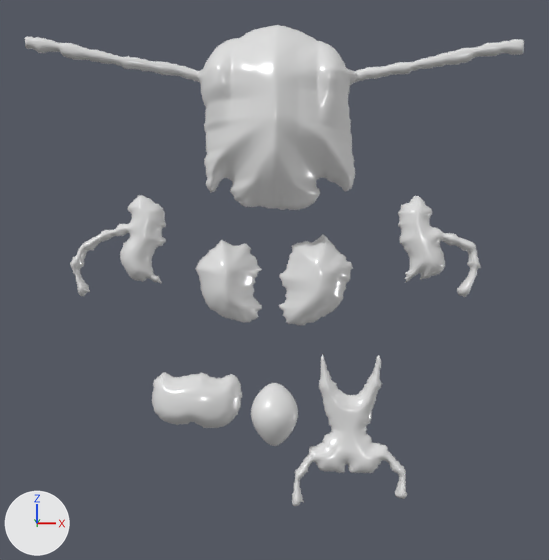
One commit to the Blender file grasshopper_mouthparts/grasshopper_mouthparts.blend: the scene before it, then after it.
The view is the same before and after, from a camera (50 mm lens) standing at (0.0, -10.62, 0.07) and looking at (-0.01, 0.09, -0.06). The axes (+X, +Y, +Z) are drawn at lower left. The lights are the same throughout. The first picture is the older version. Both versions are drawn at frame 100 of the action 'LabiumAction'; the numbers are the values there.

Script lines for the objects in view, before the commit:
```python
ob_head_capsule = bpy.data.objects.new('Head_Capsule', me_head_capsule)
ob_head_capsule.location = (0.0, 0.0, 2.12)
ob_hypopharynx = bpy.data.objects.new('Hypopharynx', me_sphere)
ob_hypopharynx.location = (-0.01, 0.0, -1.93)
ob_labium = bpy.data.objects.new('Labium', me_labium)
ob_labium.location = (1.03, 0.0, -2.16)
ob_labrum = bpy.data.objects.new('Labrum', me_labrum)
ob_labrum.location = (-1.08, 0.0, -1.72)
ob_mandible_l = bpy.data.objects.new('Mandible_L', me_mandible_l)
ob_mandible_l.location = (0.56, 0.0, -0.06)
ob_mandible_r = bpy.data.objects.new('Mandible_R', me_mandible_r)
ob_mandible_r.location = (-0.65, 0.0, -0.07)
ob_maxilla_l = bpy.data.objects.new('Maxilla_L', me_maxilla_l)
ob_maxilla_l.location = (2.29, 0.0, 0.4)
ob_maxilla_r = bpy.data.objects.new('Maxilla_R', me_maxilla_r)
ob_maxilla_r.location = (-2.19, 0.0, 0.41)
```
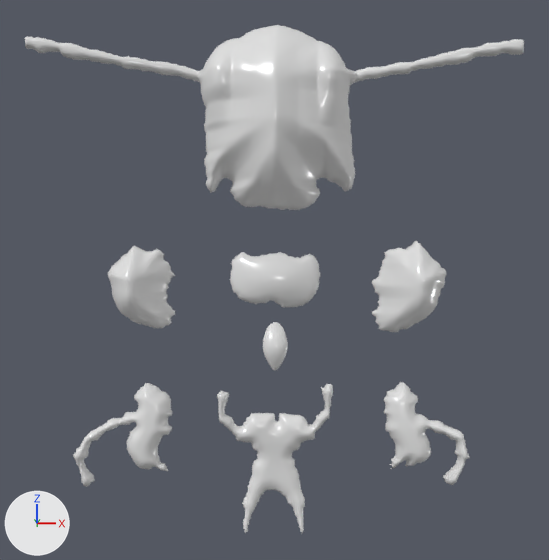
Boxes [x1, y1, x2, y2] around the edits, measured in the pictures (549 x 560 px):
'Labium', moved, turned
    before: [292, 354, 407, 506]
    after: [217, 384, 333, 533]
'Mandible_L', moved
    before: [279, 234, 353, 325]
    after: [372, 241, 447, 332]
'Labrum', moved
    before: [151, 372, 242, 428]
    after: [229, 252, 320, 307]
'Mandible_R', moved
    before: [195, 240, 262, 322]
    after: [108, 246, 175, 328]
'Maxilla_R', moved
    before: [70, 195, 166, 296]
    after: [73, 383, 172, 487]
'Maxilla_L', moved
    before: [398, 196, 481, 297]
    after: [384, 382, 470, 485]
'Hypopharynx', reshaped, moved (46% narrower, 22% shorter)
    before: [251, 383, 298, 446]
    after: [263, 322, 288, 371]

The change, as a list of edits to the scene's bpy script:
```text
Change me_sphere:
    used by ob_hypopharynx; location = (-0.01, 0.0, -1.93)
    remove me_sphere.from_pydata(...)  # 534 vertices, 560 faces; spans x -0.327..0.327, y -0.365..0.246, z -0.44..0.44
    add me_sphere.from_pydata(...)  # 534 vertices, 560 faces; spans x -0.174..0.174, y -0.19..0.05, z -0.34..0.34
    me_sphere part 1: 534 vertices removed from x -0.327..0.327, y -0.365..0.246, z -0.44..0.44; 534 vertices added at x -0.174..0.174, y -0.19..0.05, z -0.34..0.34
Change ob_labium:
    ob_labium.location: (1.03, 0.0, -2.16) -> (0.0, 0.0, -2.55)
    ob_labium.rotation_euler: (0.0, 0.0, 0.0) -> (0.0, 3.142, 0.0)  # degrees (0, 0, 0) -> degrees (0, 180, 0)
Change ob_labrum:
    ob_labrum.location: (-1.08, 0.0, -1.72) -> (0.0, 0.0, -0.05)
Change ob_maxilla_r:
    ob_maxilla_r.location: (-2.19, 0.0, 0.41) -> (-2.1, 0.0, -2.2)
Change ob_maxilla_l:
    ob_maxilla_l.location: (2.29, 0.0, 0.4) -> (2.1, 0.0, -2.2)
Change ob_mandible_r:
    ob_mandible_r.location: (-0.65, 0.0, -0.07) -> (-1.85, 0.0, -0.15)
Change ob_mandible_l:
    ob_mandible_l.location: (0.56, 0.0, -0.06) -> (1.85, 0.0, -0.15)
Change ob_hypopharynx:
    ob_hypopharynx.location: (-0.01, 0.0, -1.93) -> (0.0, 0.0, -0.98)
```
